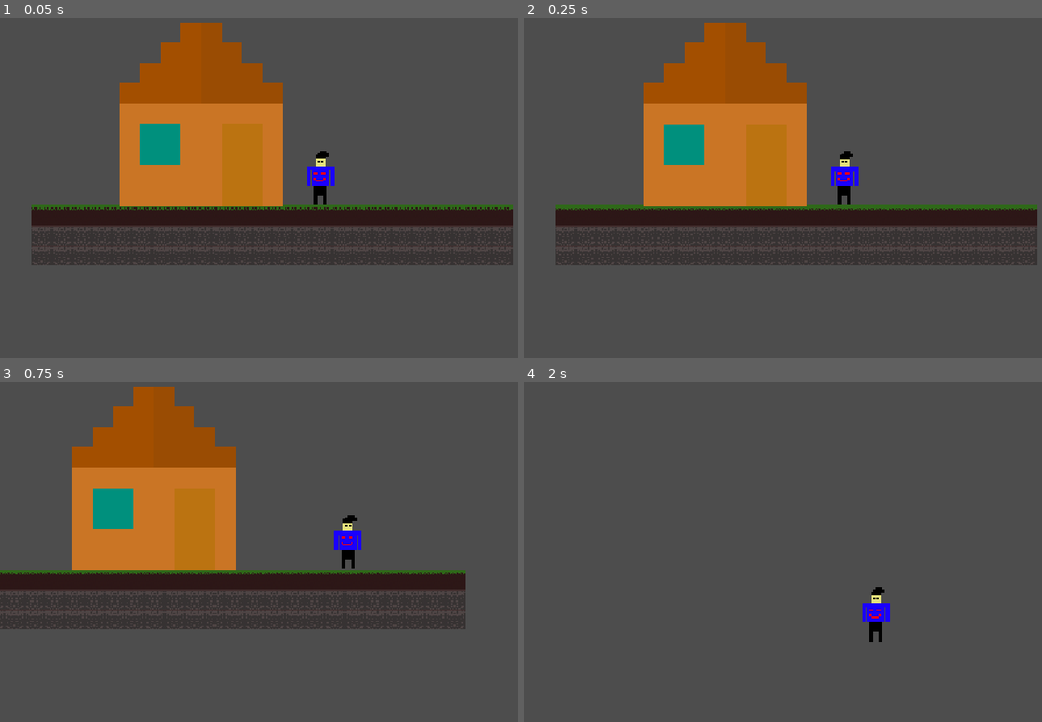
Above: before the commit, frames 1-4 (two rows, left to right).
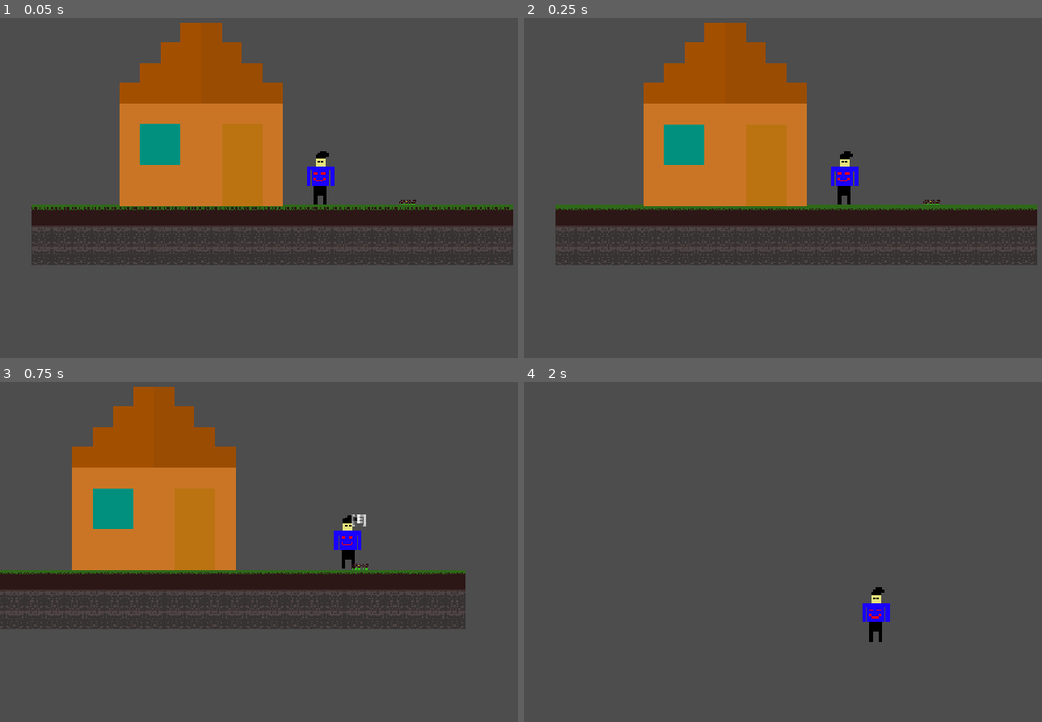
Above: after the commit, the same moments.

Repository: TheAbdullahSaleem/First-project-
Game: Godot game, scene res://scenes/world/World.tscn
Two runs of this game, one before a commit and one after it. Both use one fixed random seed, a clock stepped at 60 frames per second and the inputs below. This scene is started directly instead of the project's main scene.
Inputs (mouse positions are in pixels of both pictures, inside the frame that each line leads up to):
- Up to frame 1 (0.05 s): no input
- Up to frame 2 (0.25 s): no input
- Up to frame 3 (0.75 s): tap Enter at 0.5 s; move the mouse to (466, 521) at 0.52 s; hold D (right) from 0.53 s (still down); hold E (Interact) from 0.53 s (still down)
- Up to frame 4 (2 s): keep holding D (right); tap W (up) at 0.77, 1.52 s; move the mouse to (715, 558) at 1.27 s; release E (Interact) at 1.28 s; click (715, 558) at 1.35 s; tap E (Interact) at 1.55 s

The runs differ from the first frame. In frame 1, less than 0.1% of the frame differs, in the area x 77-81%, y 53-55%; in frame 2, less than 0.1%; in frame 3, 0.1%, in the area x 67-72%, y 38-56%; in frame 4, nothing differs.
Error before the commit: Invalid call. Nonexistent function 'interact' in base 'Nil'. (res://scripts/Player/character_body_2d.gd:52)

Commit message:
Interaction logic fixed

Diff:
--- a/scenes/crops/Crop.tscn
+++ b/scenes/crops/Crop.tscn
@@ -31,10 +31,10 @@
 
 [node name="Label" type="Label" parent="." unique_id=724424556]
 offset_left = -20.0
-offset_top = -26.0
+offset_top = -44.0
 offset_right = 20.0
-offset_bottom = -3.0
-theme_override_font_sizes/font_size = 4
+offset_bottom = -21.0
+theme_override_font_sizes/font_size = 10
 text = "[E]"
 horizontal_alignment = 1
 vertical_alignment = 1
--- a/scenes/crops/SoilTile.tscn
+++ b/scenes/crops/SoilTile.tscn
@@ -33,10 +33,10 @@
 
 [node name="Label" type="Label" parent="." unique_id=535253080]
 offset_left = -20.0
-offset_top = -35.0
+offset_top = -42.0
 offset_right = 20.0
-offset_bottom = -12.0
-theme_override_font_sizes/font_size = 4
+offset_bottom = -19.0
+theme_override_font_sizes/font_size = 10
 text = "[E]"
 horizontal_alignment = 1
 vertical_alignment = 1
--- a/scenes/world/House/house.tscn
+++ b/scenes/world/House/house.tscn
@@ -1,12 +1,14 @@
 [gd_scene format=3 uid="uid://di5j4qsfsh1s1"]
 
 [ext_resource type="Texture2D" uid="uid://cdlxoq5dlq1qw" path="res://assets/sprites/House/New Piskel (3).png" id="1_arfx0"]
+[ext_resource type="Script" uid="uid://0ja1ela7l84n" path="res://scripts/World/House/house.gd" id="1_g7ws7"]
 [ext_resource type="Script" uid="uid://nu6lxw81fvnw" path="res://scripts/system/interactable.gd" id="2_lx3g1"]
 
 [sub_resource type="RectangleShape2D" id="RectangleShape2D_00we2"]
 size = Vector2(65, 129)
 
 [node name="Node2D" type="Node2D" unique_id=2004345875 groups=["Interactable Group"]]
+script = ExtResource("1_g7ws7")
 
 [node name="Sprite2D" type="Sprite2D" parent="." unique_id=349461986]
 position = Vector2(91, 151)
--- a/scenes/world/World.tscn
+++ b/scenes/world/World.tscn
@@ -5,6 +5,7 @@
 [ext_resource type="Texture2D" uid="uid://byol681bbevf4" path="res://assets/sprites/crops/soiltile.png" id="3_252at"]
 [ext_resource type="PackedScene" uid="uid://di5j4qsfsh1s1" path="res://scenes/world/House/house.tscn" id="4_qh0kd"]
 [ext_resource type="PackedScene" uid="uid://dgh7exavoppb7" path="res://scenes/player/character_body_2d.tscn" id="5_yr1n6"]
+[ext_resource type="PackedScene" uid="uid://qcomiwmyqvql" path="res://scenes/crops/Crop.tscn" id="6_i1jm3"]
 
 [sub_resource type="TileSetAtlasSource" id="TileSetAtlasSource_l5ull"]
 texture = ExtResource("1_qxiha")
@@ -42,3 +43,6 @@
 [node name="CharacterBody2D" parent="." unique_id=630034284 instance=ExtResource("5_yr1n6")]
 position = Vector2(41, -23)
 scale = Vector2(0.58, 0.58)
+
+[node name="Crop" parent="." unique_id=289767440 instance=ExtResource("6_i1jm3")]
+position = Vector2(108, -8)
--- a/scripts/Player/character_body_2d.gd
+++ b/scripts/Player/character_body_2d.gd
@@ -5,6 +5,11 @@
 const SPEED = 300.0
 const JUMP_VELOCITY = -400.0
 
+func _ready() -> void:
+	if not $Area2D.area_entered.is_connected(_on_area_2d_area_entered):
+		$Area2D.area_entered.connect(_on_area_2d_area_entered)
+	if not $Area2D.area_exited.is_connected(_on_area_2d_area_exited):
+		$Area2D.area_exited.connect(_on_area_2d_area_exited)
 
 func _physics_process(delta: float) -> void:
 	velocity += get_gravity() * delta
@@ -24,7 +29,7 @@
 	move_and_slide()
 
 
-func _on_interaction_zone_area_entered(area: Area2D) -> void:
+func _on_area_2d_area_entered(area: Area2D) -> void:
 	# check if area is interactable
 	if area is Interactable:
 		# if there was alredy an interabtable area in range hide its prompt
@@ -35,7 +40,7 @@
 		interactable_in_range = area as Interactable
 		interactable_in_range.show_prompt()
 
-func _on_interaction_zone_area_exited(area: Area2D) -> void:
+func _on_area_2d_area_exited(area: Area2D) -> void:
 	# if area that exited was the latest one in range, then hide its prompt
 	if area == interactable_in_range:
 		interactable_in_range.hide_prompt()
@@ -48,7 +53,7 @@
 # Check for inputs
 func _input(event: InputEvent) -> void:
 	# If E is pressed, trigger interact function of interactable area
-	if event.is_action_pressed("Interact"):
+	if event.is_action_pressed("Interact") and interactable_in_range != null:
 		interactable_in_range.interact()  # null reference error
 	# If attack key is pressed, then call the attack function
 	if event.is_action_pressed("Attack"):
--- /dev/null
+++ b/scripts/World/House/house.gd
@@ -0,0 +1,4 @@
+extends Node2D
+
+func interact():
+	print("interacted")
Not shown, added: scripts/World/House/house.gd.uid
